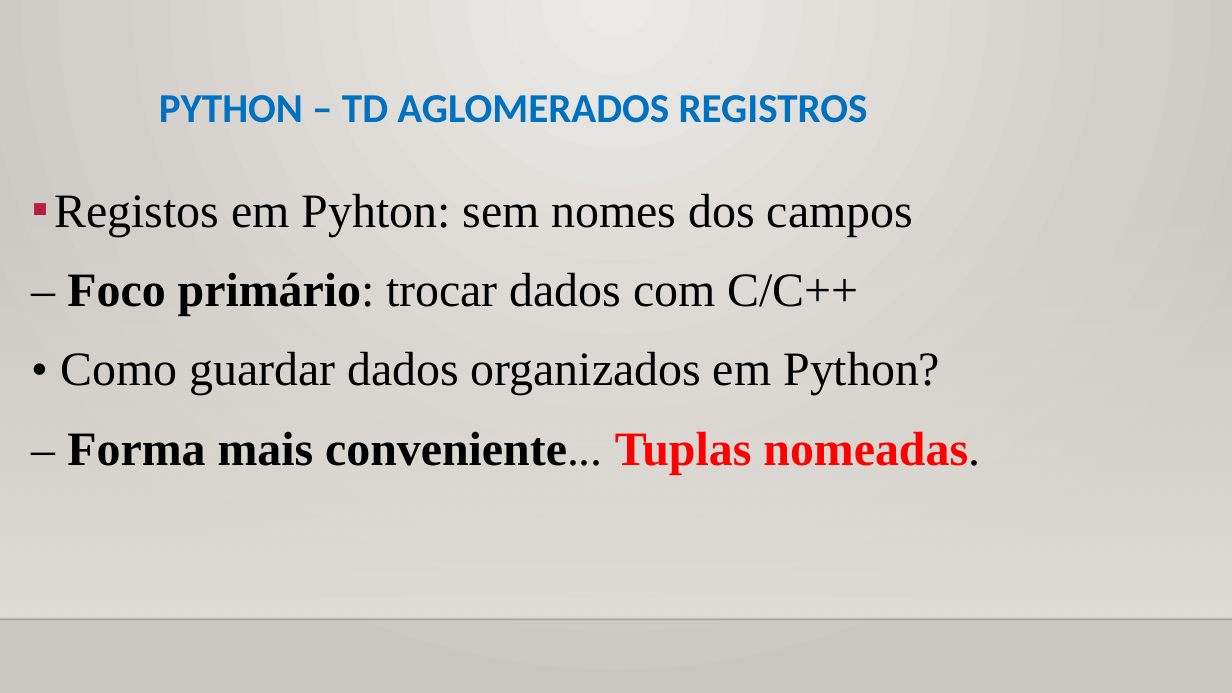
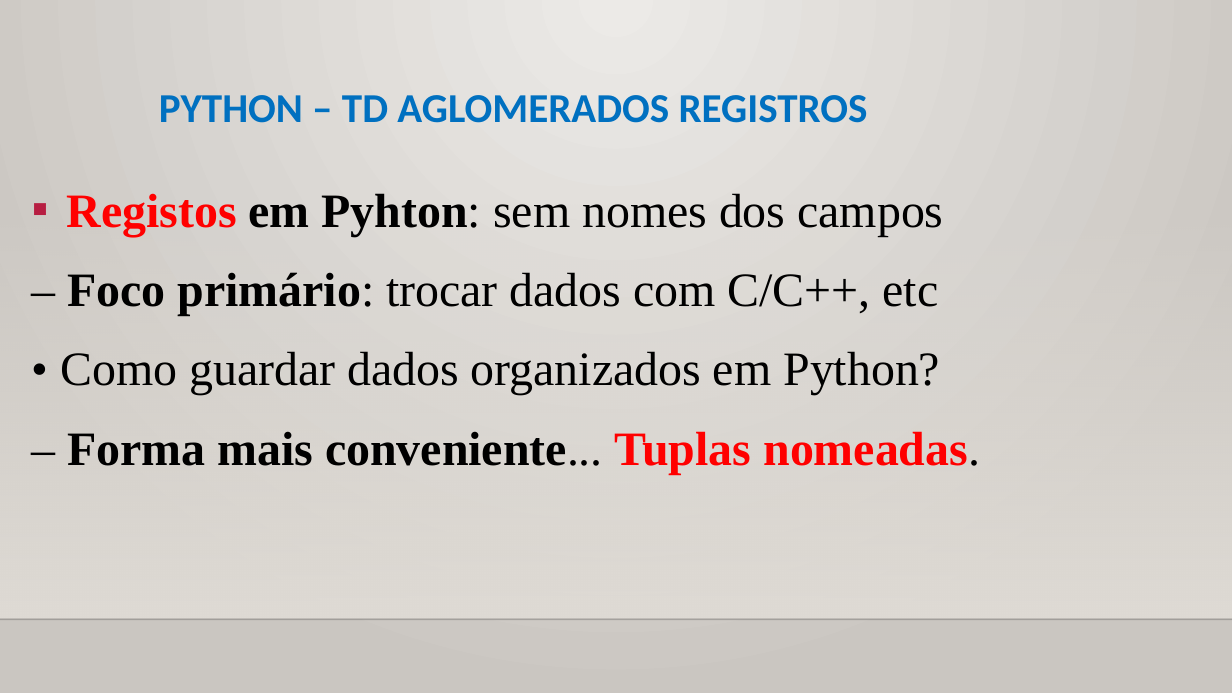
Before and after one commit to CloudEducationBrazil/WydenUniRuyPythonRAD, a slide deck: slide 14 of 01 Classes/Aula 07 RAD Python - Tipos de Dados Aglomerados.pptx (slide 13 before the commit). Drawn at 1232x693 pixels with LibreOffice and Linux fonts; fonts in the diff are those of the drawing; background and template pictures are left out. Boxes give left, top, right and bottom in pixels: in the first picture for what was removed or moved away, otherwise in the second. Text is boxed around its words. In the diff, an @@ line names an element or a change of style, - is before the commit and + after.

Commit message:
PPTs Python Aula 7 e 8 17092022

```diff
--- a/01 Classes/Aula 07 RAD Python - Tipos de Dados Aglomerados.pptx
+++ b/01 Classes/Aula 07 RAD Python - Tipos de Dados Aglomerados.pptx
@@ text at (x1=67, y1=193, x2=943, y2=237): text colour #000000 to #FF0000 in "Registos"; bold on in "Registos em Pyhton:" @@
@@ text at (x1=67, y1=272, x2=939, y2=316): text changed @@
-– Foco primário: trocar dados com C/C++
+– Foco primário: trocar dados com C/C++, etc
```
Also in this commit, not shown: 8 other slides changed, 1 slide added, 1 other file.
